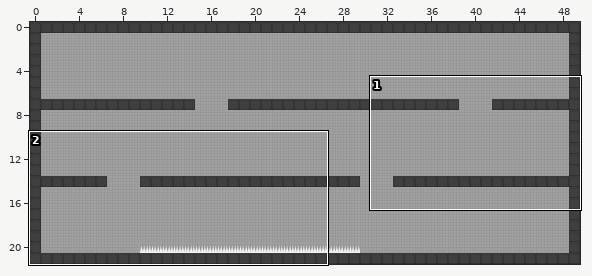
One commit to this Tiled map: android/assets/maps/map3.tmx. Above, an overview of the earlier version with the close-up marked.
Close-up. Earlier state:
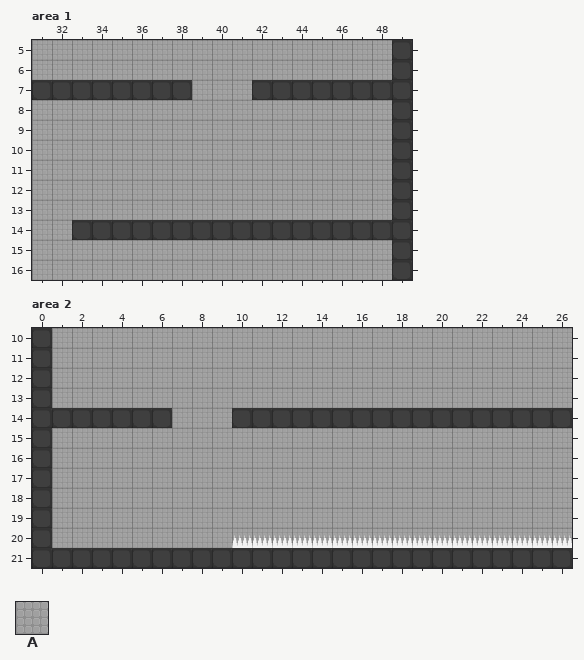
Cells are 32x32 px. Shown: area 1 x 31..49, y 5..16; area 2 x 0..26, y 10..21. The commit also changed other parts of the map, which this record leaves out.
Key: from "tiles": A 1 "tileBG".
_ is an empty cell, # one hidden under a higher layer.
Layers that did not change in this view are not listed.
Layer "Background" before, area 1, first column x 31:
 5 AAAAAAAAAAAAAAAAAA_
 6 AAAAAAAAAAAAAAAAAA_
 7 ########AAA#######_
 8 AAAAAAAAAAAAAAAAAA#
 9 AAAAAAAAAAAAAAAAAA#
10 AAAAAAAAAAAAAAAAAA#
11 AAAAAAAAAAAAAAAAAA_
12 AAAAAAAAAAAAAAAAAA_
13 AAAAAAAAAAAAAAAAAA_
14 AA################_
15 AAAAAAAAAAAAAAAAAA_
16 AAAAAAAAAAAAAAAAAA_
Layer "Background" before, area 2, first column x 0:
10 #AAAAAAAAAAAAAAAAAAAAAAAAAA
11 #AAAAAAAAAAAAAAAAAAAAAAAAAA
12 #AAAAAAAAAAAAAAAAAAAAAAAAAA
13 #AAAAAAAAAAAAAAAAAAAAAAAAAA
14 #######AAA#################
15 #AAAAAAAAAAAAAAAAAAAAAAAAAA
16 #AAAAAAAAAAAAAAAAAAAAAAAAAA
17 #AAAAAAAAAAAAAAAAAAAAAAAAAA
18 #AAAAAAAAAAAAAAAAAAAAAAAAAA
19 _AAAAAAAAAAAAAAAAAAAAAAAAAA
20 _AAAAAAAAAAAAAAAAAAAAAAAAAA
21 ___________________________
After:
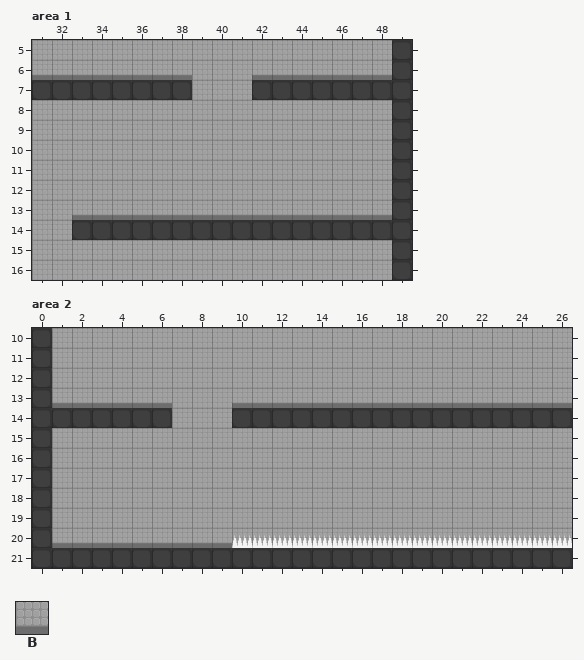
Further tiles: from "tiles": B 4 "tileBGbot".
Changes in this commit:
{"where": "layer \"Background\", area 1"}
{"y":6,"x":31,"old":"AAAAAAAA","new":"BBBBBBBB"}
{"y":6,"x":42,"old":"AAAAAAA","new":"BBBBBBB"}
{"y":13,"x":33,"old":"AAAAAAAAAAAAAAAA","new":"BBBBBBBBBBBBBBBB"}
{"where": "layer \"Background\", area 2"}
{"y":13,"x":1,"old":"AAAAAA","new":"BBBBBB"}
{"y":13,"x":10,"old":"AAAAAAAAAAAAAAAAA","new":"BBBBBBBBBBBBBBBBB"}
{"y":20,"x":1,"old":"AAAAAAAAA","new":"BBBBBBBBB"}
{"label":"changed","picture_box":[32,75,192,80]}
{"label":"changed","picture_box":[252,75,392,80]}
{"label":"changed","picture_box":[72,215,392,220]}
{"label":"changed","picture_box":[52,403,172,408]}
{"label":"changed","picture_box":[232,403,572,408]}
{"label":"changed","picture_box":[52,543,232,548]}
